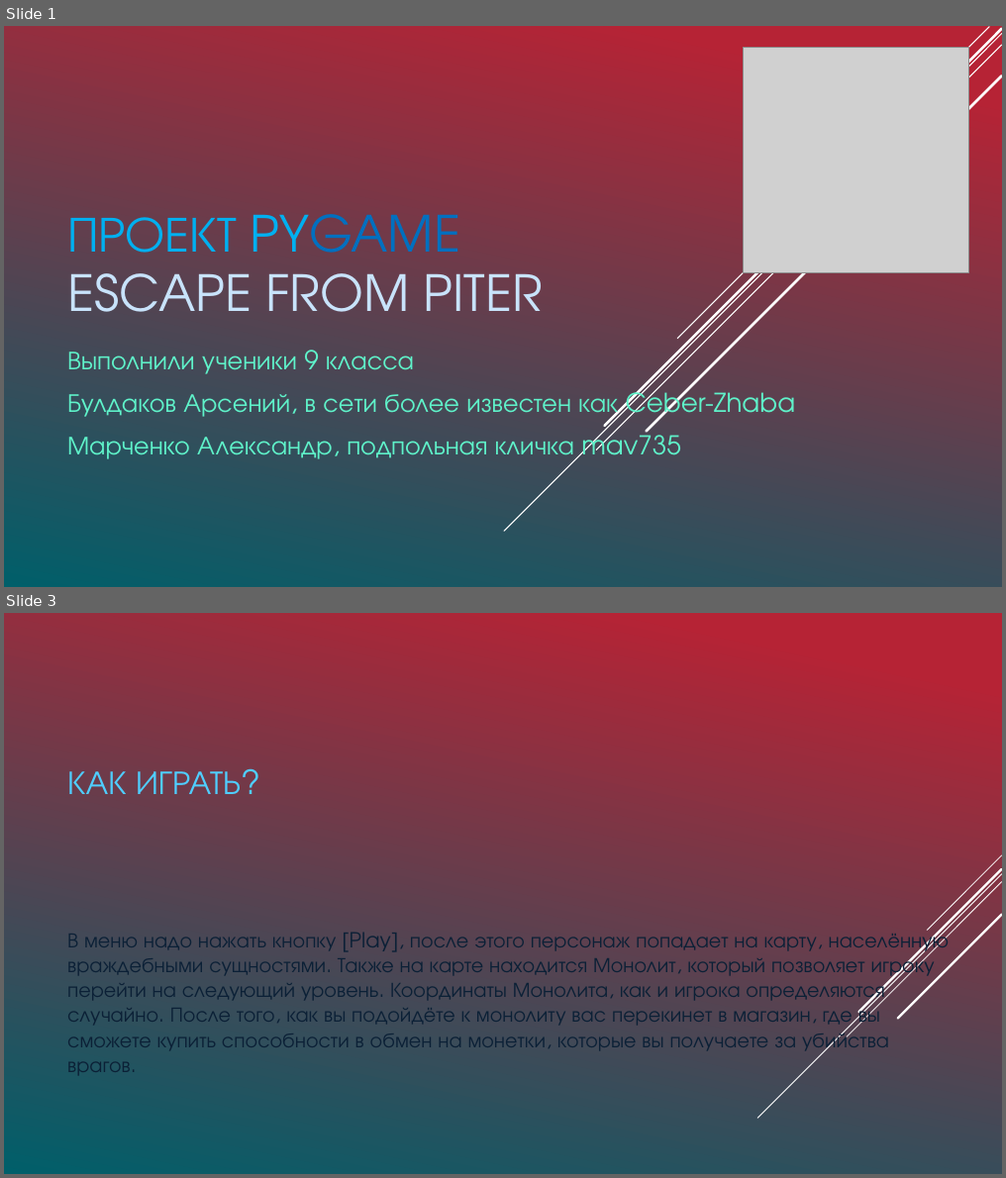
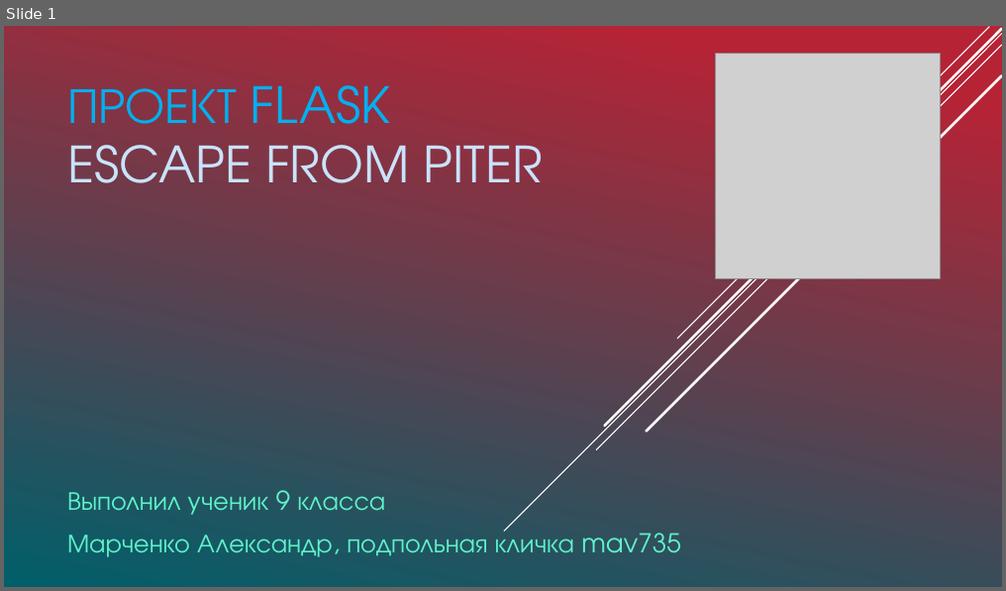
Before and after one commit to mav735/FlaskProject, a slide deck: Проект.pptx. Shown one above the other, each under a label of ours: slides 1 and 3 before the commit, slide 1 after it; the slides between them are not shown. The pictures are 1006x1178 and 1006x591 pixels, drawn with LibreOffice and Linux fonts; fonts in the diff are those of the drawing; grey boxes stand for pictures. Boxes give left, top, right and bottom in pixels: in the first picture for what was removed or moved away, otherwise in the second. Text is boxed around its words. In the diff, an @@ line names an element or a change of style, - is before the commit and + after.

```diff
--- a/Проект.pptx
+++ b/Проект.pptx
@@ slide 3 removed at [4,613,1002,1174], background gradient #B62436 to #00606A @@
@@ title removed at [67,771,241,794] @@
-КАК ИГРАТЬ?
@@ text removed at [67,929,949,1075] @@
-В меню надо нажать кнопку [Play], после этого персонаж попадает на карту, населённую враждебными сущностями. Также на карте находится Монолит, который позволяет игроку перейти на следующий уровень. Координаты Монолита, как и игрока определяются случайно. После того, как вы подойдёте к монолиту вас перекинет в магазин, где вы сможете купить способности в обмен на монетки, которые вы получаете за убийства врагов.
@@ group removed at [757,856,1002,1118]: 5 lines @@
@@ slide 1 changed as well @@
@@ picture: place and size @@
-picture at [743,48,968,274]
+picture at [715,54,941,279]
@@ title at [67,85,542,183]: text changed @@
-ПРОЕКТ PYGAME
-ESCAPE FROM PITER
+ПРОЕКТ FLASK
+ESCAPE FROM PITER
@@ subtitle "Выполнил ученик 9 класса": place and size @@
-subtitle "Выполнил ученик 9 класса" at [67,350,796,462]
+subtitle "Выполнил ученик 9 класса" at [67,490,681,558]
@@ subtitle at [67,490,385,515]: text changed @@
-Выполнили ученики 9 класса
-Булдаков Арсений, в сети более известен как Ceber-Zhaba
+Выполнил ученик 9 класса
```
Also in this commit, not shown: 1 other slide changed, 2 slides added, 6 other slides removed.
